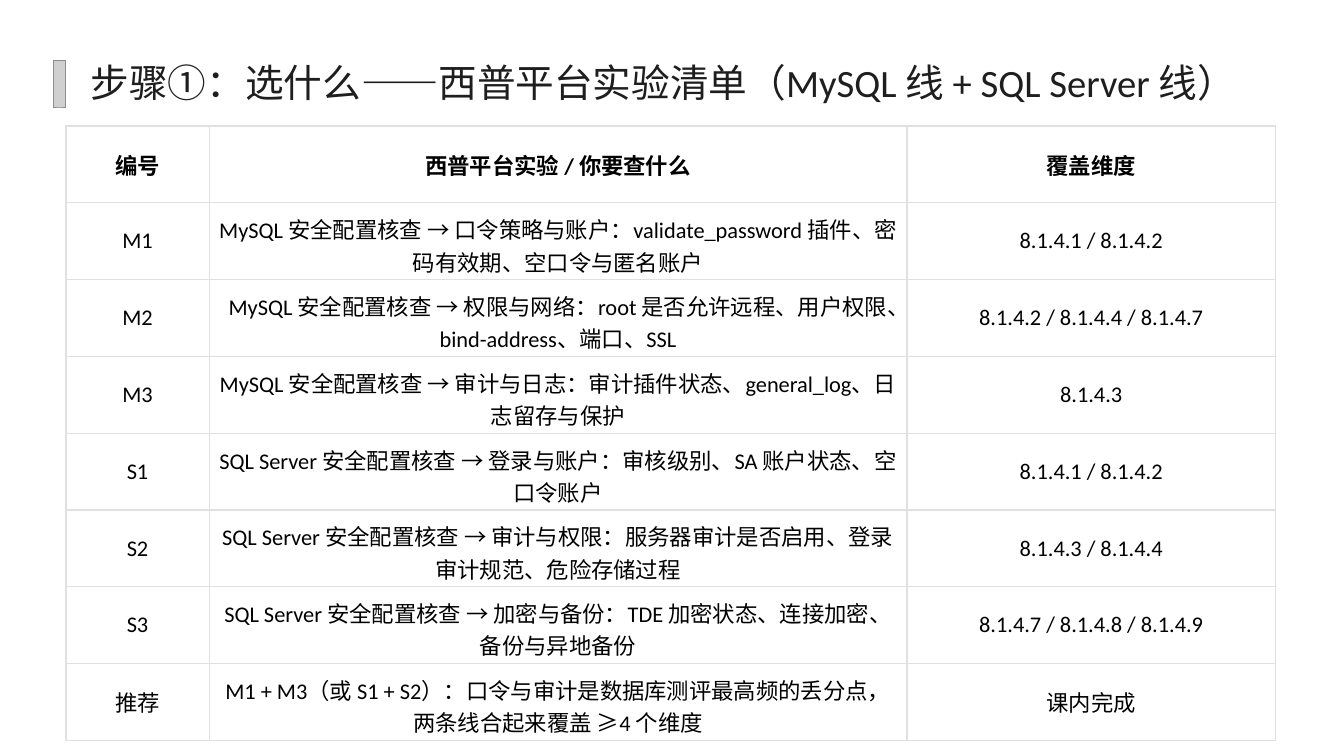
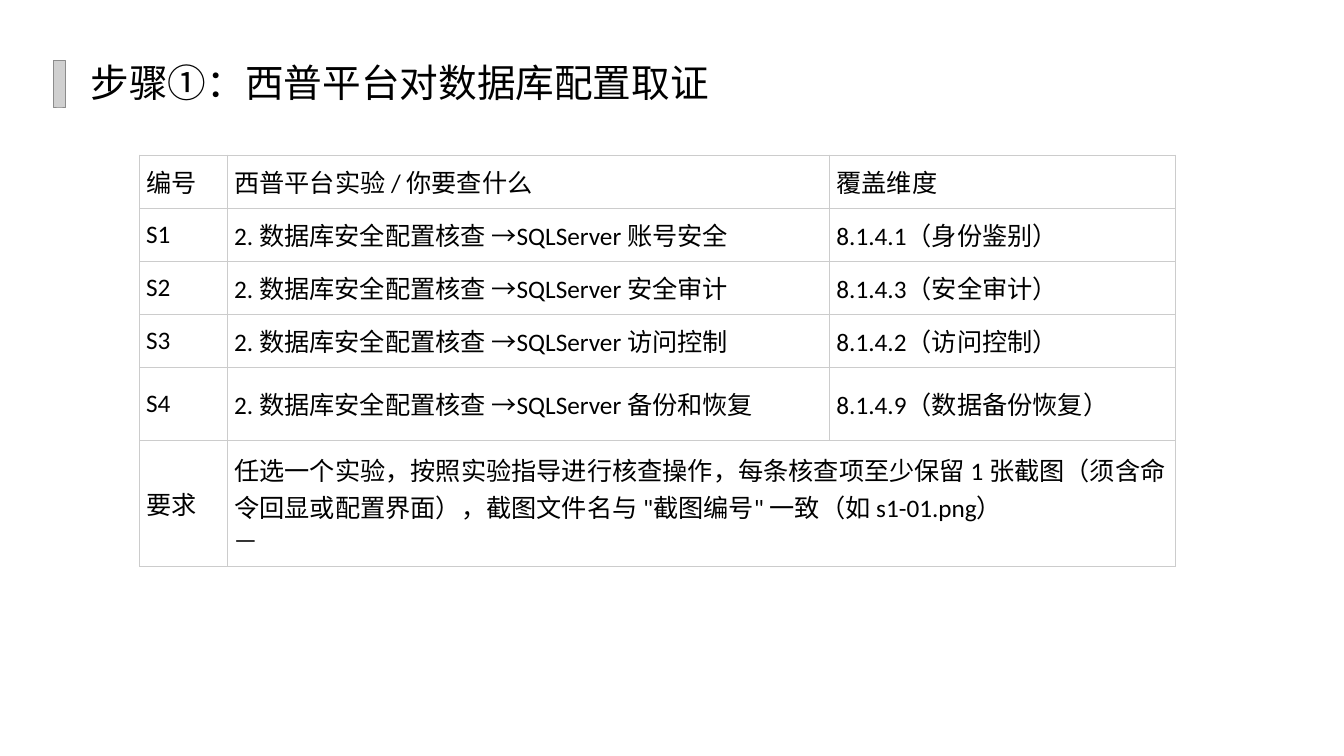
Before and after one commit to yiyimu-ruiruimu/security-assessment-platform, a slide deck: slide 17 of PPT/4.3 数据库安全配置核查.pptx (slide 18 before the commit). Drawn at 1344x756 pixels with LibreOffice and Linux fonts; fonts in the diff are those of the drawing; grey boxes stand for pictures; background and template pictures are left out. Boxes give left, top, right and bottom in pixels: in the first picture for what was removed or moved away, otherwise in the second. Text is boxed around its words. In the diff, an @@ line names an element or a change of style, - is before the commit and + after.

```diff
--- a/PPT/4.3 数据库安全配置核查.pptx
+++ b/PPT/4.3 数据库安全配置核查.pptx
@@ text at [91, 64, 709, 101]: text changed; text colour #1E1E1E to #000000 @@
-步骤①：选什么——西普平台实验清单（MySQL 线 + SQL Server 线）
+步骤①：西普平台对数据库配置取证
@@ table removed at [66, 126, 1275, 741], 8 rows, 3 columns @@
-编号 | 西普平台实验 / 你要查什么 | 覆盖维度
-M1 | MySQL 安全配置核查 → 口令策略与账户：validate_password 插件、密码有效期、空口令与匿名账户 | 8.1.4.1 / 8.1.4.2
-M2 | MySQL 安全配置核查 → 权限与网络：root 是否允许远程、用户权限、bind-address、端口、SSL | 8.1.4.2 / 8.1.4.4 / 8.1.4.7
-M3 | MySQL 安全配置核查 → 审计与日志：审计插件状态、general_log、日志留存与保护 | 8.1.4.3
-S1 | SQL Server 安全配置核查 → 登录与账户：审核级别、SA 账户状态、空口令账户 | 8.1.4.1 / 8.1.4.2
-S2 | SQL Server 安全配置核查 → 审计与权限：服务器审计是否启用、登录审计规范、危险存储过程 | 8.1.4.3 / 8.1.4.4
-S3 | SQL Server 安全配置核查 → 加密与备份：TDE 加密状态、连接加密、备份与异地备份 | 8.1.4.7 / 8.1.4.8 / 8.1.4.9
-推荐 | M1 + M3（或 S1 + S2）：口令与审计是数据库测评最高频的丢分点，两条线合起来覆盖 ≥4 个维度 | 课内完成
@@ table added at [139, 155, 1174, 568], 6 rows, 3 columns @@
+编号 | 西普平台实验 / 你要查什么 | 覆盖维度
+S1 | 2. 数据库安全配置核查 →SQLServer 账号安全 | 8.1.4.1（身份鉴别）
+S2 | 2. 数据库安全配置核查 →SQLServer 安全审计 | 8.1.4.3（安全审计）
+S3 | 2. 数据库安全配置核查 →SQLServer 访问控制 | 8.1.4.2（访问控制）
+S4 | 2. 数据库安全配置核查 →SQLServer 备份和恢复 | 8.1.4.9（数据备份恢复）
+要求 | 任选一个实验，按照实验指导进行核查操作，每条核查项至少保留 1 张截图（须含命令回显或配置界面），截图文件名与 "截图编号" 一致（如 s1-01.png） / — | 
@@ rectangle added at [229, 452, 812, 516], fill #FFFFFF @@
```
Also in this commit, not shown: 3 other slides changed, 2 slides added, 1 slide removed, 17 other files.
